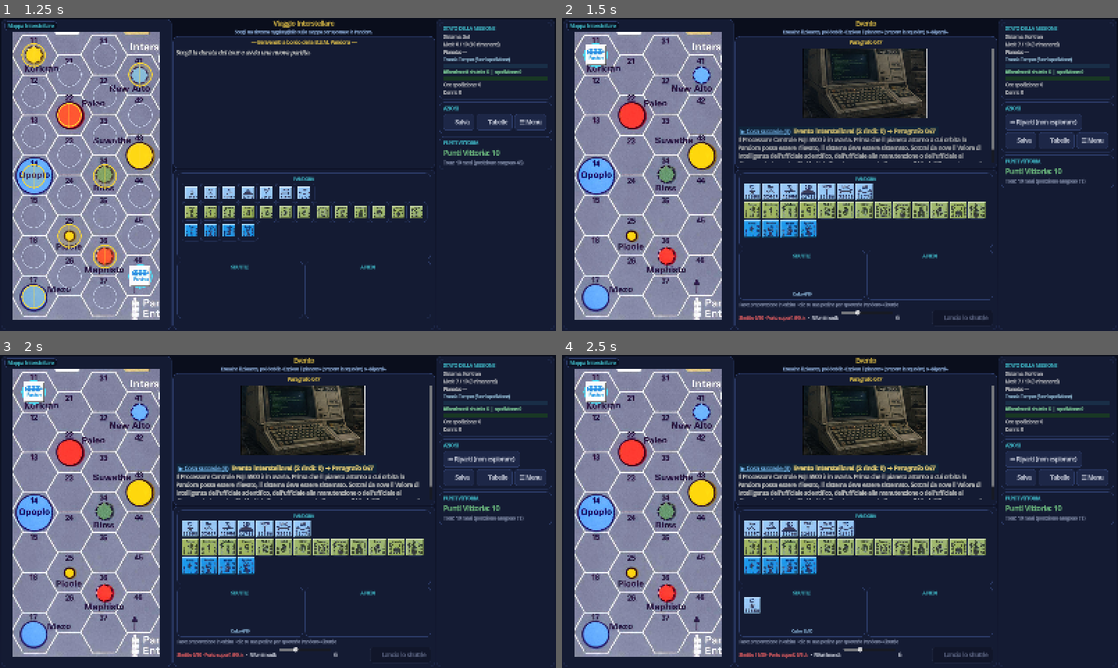
Above: before the commit, frames 1-4 (two rows, left to right).
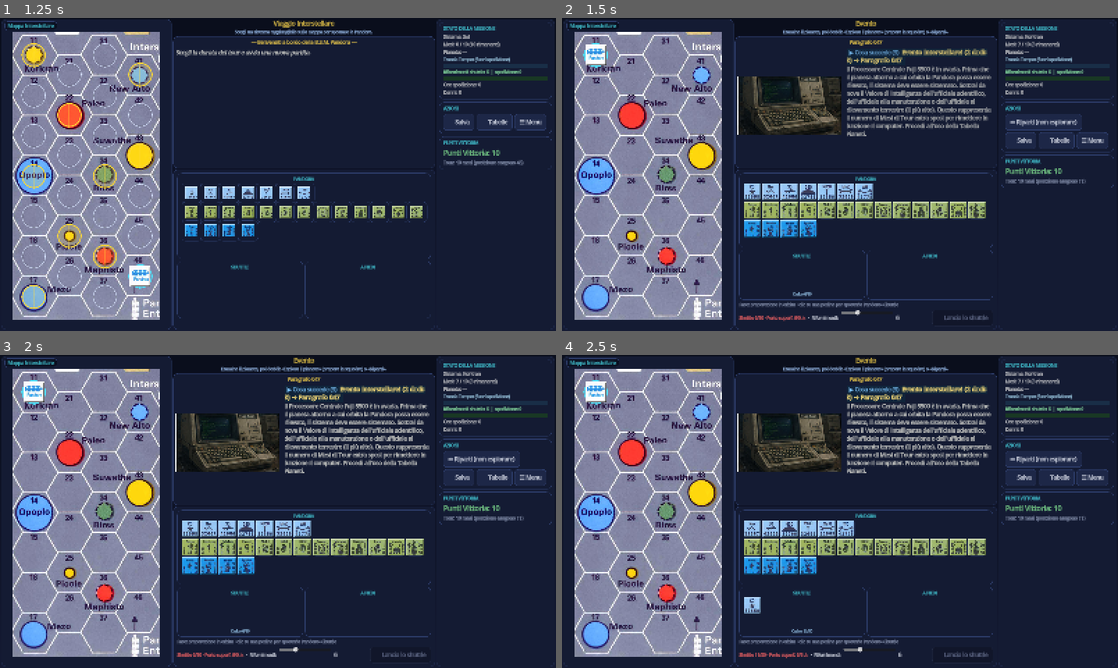
Above: after the commit, the same moments.

Repository: Tannoiser2/voyage-of-BSM-Pandora
Game: Godot game, scene res://scenes/Main.tscn
Two runs of this game, one before a commit and one after it. Both use one fixed random seed, a clock stepped at 60 frames per second and the inputs below.
Inputs (mouse positions are in pixels of both pictures, inside the frame that each line leads up to):
- Up to frame 1 (1.25 s): click "10 Mesi" at 0.5 s
- Up to frame 2 (1.5 s): click (595, 55) at 1.25 s
- Up to frame 3 (2 s): no input
- Up to frame 4 (2.5 s): click (751, 527) at 2.02 s

Frame 1 is identical in both runs. In frame 2, 9.0% of the frame differs, in the area x 31-78%, y 9-47%; in frame 3, 9.4%; in frame 4, 9.4%.

Commit message:
Paragrafo a due colonne: immagine a sinistra (300px), testo a destra
L'illustrazione (evento o creatura) non è più incorporata nel BBCode del testo ma
vive in una colonna SINISTRA distinta larga 300px; il testo + «Cosa succede» +
scelte stanno nella colonna destra a tutta altezza.

- Nuovo layout: para_vbox → ParaBody (HBox) = [ParaImageCol (300px) | scroll(testo)].
- Helper _set_para_image(path, caption): mostra/nasconde la colonna e imposta la
  didascalia (nome creatura). Usato in _on_paragraph_request, _on_encounter_started
  e _show_expedition_panel (movimento → colonna nascosta).
- TextureRect con EXPAND_IGNORE_SIZE + fill verticale (KEEP_ASPECT_CENTERED): evita
  il collasso a dimensione 0 di FIT_WIDTH_PROPORTIONAL.

Verificato con render headless: immagine evento a sinistra, testo a destra;
colonna nascosta quando il paragrafo non ha illustrazione.

https://claude.ai/code/session_012Gt4tC4ohia4x7JiDWfcMn

Diff:
--- a/godot/scripts/GameScreen.gd
+++ b/godot/scripts/GameScreen.gd
@@ -309,9 +309,43 @@
 	para_title.add_theme_color_override("font_color", Color(1.0, 0.85, 0.3))
 	para_vbox.add_child(para_title)
 
+	# Corpo del paragrafo: DUE COLONNE distinte — immagine a sinistra (300px) e testo a
+	# destra, a tutta altezza. La colonna immagine è nascosta se il paragrafo non ne ha.
+	var body_hbox := HBoxContainer.new()
+	body_hbox.name = "ParaBody"
+	body_hbox.size_flags_vertical = Control.SIZE_EXPAND_FILL
+	body_hbox.add_theme_constant_override("separation", 12)
+	para_vbox.add_child(body_hbox)
+
+	var img_col := VBoxContainer.new()
+	img_col.name = "ParaImageCol"
+	img_col.custom_minimum_size = Vector2(300, 0)
+	img_col.add_theme_constant_override("separation", 6)
+	img_col.visible = false
+	body_hbox.add_child(img_col)
+	var para_img := TextureRect.new()
+	para_img.name = "ParaImage"
+	para_img.custom_minimum_size = Vector2(300, 0)
+	# EXPAND_IGNORE_SIZE + fill verticale: il TextureRect riempie la colonna e l'immagine
+	# è scalata mantenendo le proporzioni (altrimenti FIT_WIDTH_PROPORTIONAL collassa a 0).
+	para_img.expand_mode = TextureRect.EXPAND_IGNORE_SIZE
+	para_img.stretch_mode = TextureRect.STRETCH_KEEP_ASPECT_CENTERED
+	para_img.size_flags_horizontal = Control.SIZE_FILL
+	para_img.size_flags_vertical = Control.SIZE_EXPAND_FILL
+	img_col.add_child(para_img)
+	var img_caption := Label.new()
+	img_caption.name = "ParaImageCaption"
+	img_caption.horizontal_alignment = HORIZONTAL_ALIGNMENT_CENTER
+	img_caption.autowrap_mode = TextServer.AUTOWRAP_WORD_SMART
+	img_caption.add_theme_font_size_override("font_size", 14)
+	img_caption.add_theme_color_override("font_color", UITheme.AMBER)
+	img_caption.visible = false
+	img_col.add_child(img_caption)
+
 	var scroll := ScrollContainer.new()
 	scroll.size_flags_vertical = Control.SIZE_EXPAND_FILL
-	para_vbox.add_child(scroll)
+	scroll.size_flags_horizontal = Control.SIZE_EXPAND_FILL
+	body_hbox.add_child(scroll)
 
 	paragraph_display = RichTextLabel.new()
 	paragraph_display.name = "ParagraphText"
@@ -2159,13 +2193,12 @@
 	var title_lbl := find_child("ParaTitle", true, false) as Label
 	if title_lbl: title_lbl.text = "Incontro: %s" % creature_name
 
+	# Immagine della creatura nella colonna sinistra.
+	_set_para_image("res://assets/creatures/%s.png" % cdata.get("img", ""), creature_name)
+
 	var para_display := find_child("ParagraphText", true, false) as RichTextLabel
 	if para_display:
 		var bb := ""
-		var tex_path := "res://assets/creatures/%s.png" % cdata.get("img", "")
-		if ResourceLoader.exists(tex_path):
-			bb += "[center][img=160]" + tex_path + "[/img][/center]\n\n"
-		bb += "[center][b]%s[/b][/center]\n\n" % creature_name
 		bb += _creature_combat_summary() + "\n\n"
 		bb += "Modificatori creatura — Intelligenza: %d · Combattimento: %d · Aggressività: %d · Velocità: %d\n\n" % [
 			cdata.get("intel", 0), cdata.get("combat", 0), cdata.get("aggression", 0), cdata.get("speed", 0)
@@ -2178,8 +2211,24 @@
 func _on_encounter_ended() -> void:
 	_show_expedition_panel()
 
+# Imposta l'immagine della colonna sinistra (e la sua didascalia). Path vuoto/assente
+# → la colonna si nasconde. Centralizza la gestione delle due colonne.
+func _set_para_image(path: String, caption: String) -> void:
+	var img_col := find_child("ParaImageCol", true, false) as Control
+	var para_img := find_child("ParaImage", true, false) as TextureRect
+	var img_caption := find_child("ParaImageCaption", true, false) as Label
+	var ok := path != "" and ResourceLoader.exists(path)
+	if para_img:
+		para_img.texture = load(path) if ok else null
+	if img_col:
+		img_col.visible = ok
+	if img_caption:
+		img_caption.text = caption
+		img_caption.visible = ok and caption != ""
+
 func _show_expedition_panel() -> void:
 	_clear_choices()
+	_set_para_image("", "")   # vista di movimento: nessuna immagine, colonna nascosta
 	var title_lbl := find_child("ParaTitle", true, false) as Label
 	if title_lbl: title_lbl.text = "— Spedizione su %s —" % GameState.current_planet
 
@@ -2343,18 +2392,13 @@
 	var para_display := find_child("ParagraphText", true, false) as RichTextLabel
 	if para_display:
 		var bb := ""
+		# Immagine nella COLONNA SINISTRA (non più incorporata nel testo): creatura in
+		# corso oppure illustrazione dell'evento; la didascalia è il nome della creatura.
 		if is_creature_here:
-			# Segnalino originale della creatura + valutazione, sopra al testo
-			var cpath := "res://assets/creatures/%s.png" % GameData.get_creature(creature).get("img", "")
-			if ResourceLoader.exists(cpath):
-				bb += "[center][img=150]" + cpath + "[/img][/center]\n"
-			bb += "[center][b]%s[/b][/center]\n\n" % creature
+			_set_para_image("res://assets/creatures/%s.png" % GameData.get_creature(creature).get("img", ""), creature)
 			bb += _creature_combat_summary() + "\n\n"
 		else:
-			# Illustrazione narrativa dell'evento (se presente)
-			var img_path := GameData.get_event_image_path(para_num)
-			if not img_path.is_empty():
-				bb += "[center][img=360]" + img_path + "[/img][/center]\n\n"
+			_set_para_image(GameData.get_event_image_path(para_num), "")
 		# Diario «Cosa succede»: tiri della Matrice/snodi 6.5, controlli di rifornimento,
 		# combattimenti, MA anche eventi interstellari (4.2) e arrivo in orbita — tutta la
 		# logica/esiti dell'azione corrente, non solo nel log.
